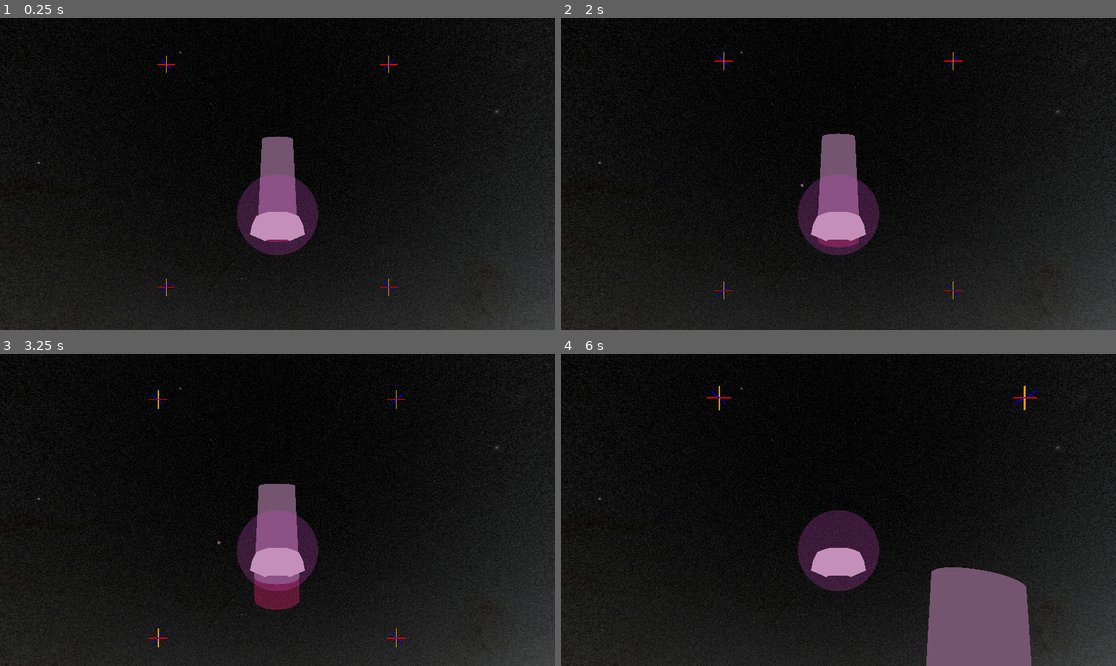
Above: before the commit, frames 1-4 (two rows, left to right).
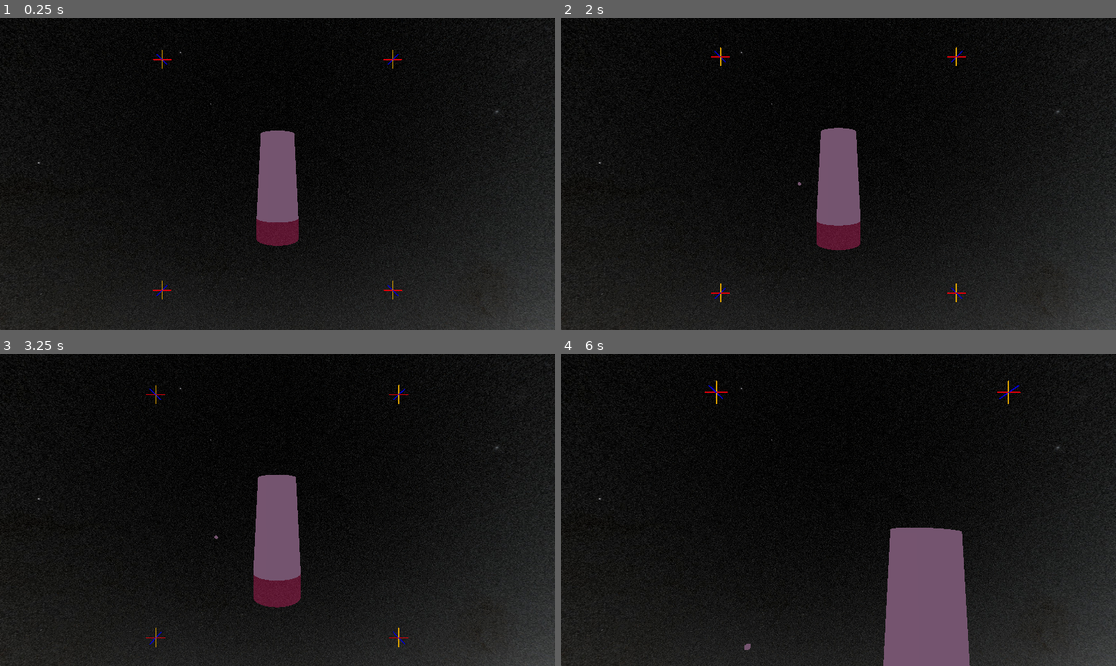
Above: after the commit, the same moments.

Repository: Wake1st/SpaceFlyer
Game: Godot game, scene res://level/space.tscn
Same seed, same stepped clock (60 frames per second), same inputs: the game is played once before the commit and once after it. Before the commit the project starts from res://space.tscn.
Inputs:
- Up to frame 1 (0.25 s): no input
- Up to frame 2 (2 s): tap Enter at 0.5 s; hold W (forward) 0.53-1.28 s; tap E (action) at 0.6, 1.55 s; tap Space (grab) at 0.8, 1.35 s; hold S (backward) from 1.28 s (still down)
- Up to frame 3 (3.25 s): release S (backward) at 2.03 s; hold Keypad 8 (a-pitch) 2.03-2.78 s; hold W (forward) from 2.03 s (still down); tap Space (grab) at 2.3 s; tap Keypad 6 (a-roll) at 2.85 s; tap E (action) at 3.05 s
- Up to frame 4 (6 s): release W (forward) at 3.53 s; hold D (a_yaw) 3.53-4.28 s; hold Keypad 4 (left) 3.53-5.03 s; tap Space (grab) at 3.8, 5.3, 5.85 s; tap E (action) at 4.35 s; hold S (backward) 5.03-5.78 s; tap Shift (control_mode_swap) at 5.1 s; hold W (forward) from 5.78 s (still down)

The runs differ from the first frame. In frame 1, 2.6% of the frame differs, in the area x 27-73%, y 10-91%; in frame 2, 2.6%; in frame 3, 2.5%; in frame 4, 11%, in the area x 25-86%, y 8-100%.

Commit message:
reorg

Diff:
--- a/debris_spawner.gd
+++ b/debris/debris_spawner.gd
@@ -10,7 +10,7 @@
 
 
 func _ready():
-	deb = preload("res://debris.tscn")
+	deb = preload("res://debris/debris.tscn")
 
 	SetupLevel()
 
--- /dev/null
+++ b/debris/debris_spawner.tscn
@@ -0,0 +1,6 @@
+[gd_scene load_steps=2 format=3]
+
+[ext_resource type="Script" path="res://debris/debris_spawner.gd" id="1_o5x7c"]
+
+[node name="DebrisSpawner" type="Node3D"]
+script = ExtResource("1_o5x7c")
--- a/debris_spawner.tscn
+++ /dev/null
@@ -1,6 +0,0 @@
-[gd_scene load_steps=2 format=3 uid="uid://cjgse5edkxr78"]
-
-[ext_resource type="Script" path="res://debris_spawner.gd" id="1_o5x7c"]
-
-[node name="DebrisSpawner" type="Node3D"]
-script = ExtResource("1_o5x7c")
--- a/space.tscn
+++ b/level/space.tscn
@@ -1,11 +1,11 @@
-[gd_scene load_steps=10 format=3 uid="uid://mufxrmqvsj0o"]
+[gd_scene load_steps=10 format=3 uid="uid://bh01hs6801nnm"]
 
-[ext_resource type="PackedScene" uid="uid://d3mw85y3sbgrt" path="res://vehicle.tscn" id="1_a5bqa"]
-[ext_resource type="Texture2D" uid="uid://dcci1dwegwpld" path="res://milkyway_2020_4k.jpg" id="1_b7gdk"]
+[ext_resource type="PackedScene" uid="uid://bkldao0ffqktn" path="res://vehicle/vehicle.tscn" id="1_a5bqa"]
+[ext_resource type="Texture2D" uid="uid://dcci1dwegwpld" path="res://level/milkyway_2020_4k.jpg" id="1_b7gdk"]
 [ext_resource type="PackedScene" uid="uid://3o8km61mbd66" path="res://pillar.tscn" id="2_3vxuu"]
-[ext_resource type="PackedScene" uid="uid://dd8cvsijhpm5n" path="res://ship.tscn" id="4_vr5mi"]
-[ext_resource type="Script" path="res://LevelManager.gd" id="5_2gvga"]
-[ext_resource type="PackedScene" uid="uid://cjgse5edkxr78" path="res://debris_spawner.tscn" id="6_48pw5"]
+[ext_resource type="PackedScene" path="res://ship/ship.tscn" id="4_vr5mi"]
+[ext_resource type="Script" path="res://level/LevelManager.gd" id="5_2gvga"]
+[ext_resource type="PackedScene" path="res://debris/debris_spawner.tscn" id="6_48pw5"]
 
 [sub_resource type="PanoramaSkyMaterial" id="PanoramaSkyMaterial_c3qym"]
 panorama = ExtResource("1_b7gdk")
--- a/project.godot
+++ b/project.godot
@@ -11,7 +11,7 @@
 [application]
 
 config/name="SpaceFlyer"
-run/main_scene="res://space.tscn"
+run/main_scene="res://level/space.tscn"
 config/features=PackedStringArray("4.0", "Forward Plus")
 config/icon="res://icon.svg"
 
--- a/ship.tscn
+++ b/ship/ship.tscn
@@ -1,6 +1,6 @@
-[gd_scene load_steps=6 format=3 uid="uid://dd8cvsijhpm5n"]
+[gd_scene load_steps=6 format=3]
 
-[ext_resource type="Script" path="res://ship.gd" id="1_18bpn"]
+[ext_resource type="Script" path="res://ship/ship.gd" id="1_18bpn"]
 
 [sub_resource type="CylinderMesh" id="CylinderMesh_m6y3n"]
 top_radius = 8.0
--- a/vehicle.tscn
+++ /dev/null
@@ -1,57 +0,0 @@
-[gd_scene load_steps=8 format=3 uid="uid://d3mw85y3sbgrt"]
-
-[ext_resource type="Script" path="res://Vehicle.gd" id="1_5vdlc"]
-[ext_resource type="PackedScene" uid="uid://cm2mjvi3lbn8h" path="res://speeder.glb" id="2_o4oah"]
-[ext_resource type="Script" path="res://Controls.gd" id="3_e0mtw"]
-
-[sub_resource type="BoxShape3D" id="BoxShape3D_g6iso"]
-size = Vector3(2, 1, 4)
-
-[sub_resource type="CapsuleShape3D" id="CapsuleShape3D_5mrwd"]
-radius = 2.0
-height = 6.0
-
-[sub_resource type="StandardMaterial3D" id="StandardMaterial3D_i4rv6"]
-transparency = 1
-albedo_color = Color(1, 0.478431, 1, 0.235294)
-
-[sub_resource type="SphereMesh" id="SphereMesh_jao3r"]
-radius = 2.0
-height = 3.0
-is_hemisphere = true
-
-[node name="Vehicle" type="RigidBody3D" node_paths=PackedStringArray("controlsCapture")]
-collision_mask = 2
-gravity_scale = 0.0
-can_sleep = false
-linear_damp_mode = 1
-angular_damp_mode = 1
-script = ExtResource("1_5vdlc")
-controlsCapture = NodePath("Controls")
-
-[node name="CollisionShape3D" type="CollisionShape3D" parent="."]
-shape = SubResource("BoxShape3D_g6iso")
-
-[node name="placeholder" parent="." instance=ExtResource("2_o4oah")]
-
-[node name="Camera3D" type="Camera3D" parent="."]
-transform = Transform3D(1, 0, 0, 0, 1, 0, 0, 0, 1, 0, 2, 8)
-
-[node name="Controls" type="Node" parent="."]
-script = ExtResource("3_e0mtw")
-
-[node name="GrabArea" type="Area3D" parent="."]
-collision_layer = 0
-collision_mask = 2
-
-[node name="GrabCollider" type="CollisionShape3D" parent="GrabArea"]
-transform = Transform3D(1, 0, 0, 0, -4.37114e-08, 1, 0, -1, -4.37114e-08, 0, 0, -2)
-shape = SubResource("CapsuleShape3D_5mrwd")
-
-[node name="MeshInstance3D" type="MeshInstance3D" parent="GrabArea/GrabCollider"]
-material_override = SubResource("StandardMaterial3D_i4rv6")
-mesh = SubResource("SphereMesh_jao3r")
-skeleton = NodePath("../../..")
-
-[connection signal="body_entered" from="GrabArea" to="." method="_on_area_3d_body_entered"]
-[connection signal="body_exited" from="GrabArea" to="." method="_on_area_3d_body_exited"]
--- a/Vehicle.gd
+++ b/vehicle/vehicle.gd
@@ -1,8 +1,8 @@
 extends RigidBody3D
 
 
-@export var translationSpeed:float = 12.0
-@export var rotationSpeed:float = 1.2
+@export var translationSpeed:float = 36.0
+@export var rotationSpeed:float = 3.0
 
 @export var controlsCapture:Node
 
@@ -20,7 +20,7 @@
 var deb
 
 func _ready():
-	deb = preload("res://debris.tscn")
+	deb = preload("res://debris/debris.tscn")
 
 
 func _integrate_forces(_state):
@@ -74,12 +74,14 @@
 
 			var debris = deb.instantiate()
 			get_parent().add_child(debris)
-			var grabOrigin = global_transform.basis * $GrabArea/GrabCollider.transform.origin
+			var grabOrigin = global_transform.basis * $GrabArea/ReleasePoint.transform.origin
 			debris.transform.origin = global_position + grabOrigin
-			var armLength = $GrabArea/GrabCollider.transform.origin.length()
+			var armLength = $GrabArea/ReleasePoint.transform.origin.length()
 			var tangential_velocity = angular_velocity.cross(
 				global_transform.basis * Vector3.FORWARD * armLength
 			)
+			debris.transform.basis = transform.basis
+			debris.angular_velocity = angular_velocity
 			debris.linear_velocity = linear_velocity + tangential_velocity
 		else:
 			if grabbableBody:
@@ -88,7 +90,12 @@
 
 				if (grabbable.get_parent()):
 					grabbable.get_parent().remove_child(grabbable)
-				$GrabArea/GrabCollider.add_child(grabbable)
+				$GrabArea/HoldPoint.add_child(grabbable)
+
+				var grabLinVel = grabbableBody.linear_velocity
+				var grabAngVel = grabbableBody.angular_velocity
+				linear_velocity += grabLinVel/mass
+				angular_velocity += grabAngVel/mass
 
 				grabbableBody.queue_free()
 
--- /dev/null
+++ b/vehicle/vehicle.tscn
@@ -0,0 +1,67 @@
+[gd_scene load_steps=8 format=3 uid="uid://bkldao0ffqktn"]
+
+[ext_resource type="Script" path="res://vehicle/vehicle.gd" id="1_2rruh"]
+[ext_resource type="PackedScene" uid="uid://ls3ccth5saox" path="res://vehicle/space_coffin.glb" id="2_gmysa"]
+[ext_resource type="Script" path="res://vehicle/Controls.gd" id="3_e0mtw"]
+
+[sub_resource type="BoxShape3D" id="BoxShape3D_g6iso"]
+size = Vector3(2, 4, 1.2)
+
+[sub_resource type="CylinderShape3D" id="CylinderShape3D_ehlfe"]
+height = 2.8
+radius = 1.4
+
+[sub_resource type="StandardMaterial3D" id="StandardMaterial3D_i4rv6"]
+transparency = 1
+albedo_color = Color(1, 0.478431, 1, 0.0392157)
+
+[sub_resource type="CylinderMesh" id="CylinderMesh_nkyqo"]
+top_radius = 1.4
+bottom_radius = 1.4
+height = 2.8
+
+[node name="Vehicle" type="RigidBody3D" node_paths=PackedStringArray("controlsCapture")]
+collision_mask = 2
+mass = 4.0
+gravity_scale = 0.0
+can_sleep = false
+linear_damp_mode = 1
+angular_damp_mode = 1
+script = ExtResource("1_2rruh")
+controlsCapture = NodePath("Controls")
+
+[node name="CollisionShape3D" type="CollisionShape3D" parent="."]
+shape = SubResource("BoxShape3D_g6iso")
+
+[node name="space_coffin" parent="." instance=ExtResource("2_gmysa")]
+transform = Transform3D(-4.37114e-08, 0, 1, 0, 1, 0, -1, 0, -4.37114e-08, 0, 0, 0)
+
+[node name="Camera3D" type="Camera3D" parent="."]
+transform = Transform3D(1, 0, 0, 0, 1, 0, 0, 0, 1, 0, 0.9, 0)
+
+[node name="Controls" type="Node" parent="."]
+script = ExtResource("3_e0mtw")
+
+[node name="GrabArea" type="Area3D" parent="."]
+transform = Transform3D(1, 0, 0, 0, 1, 0, 0, 0, 1, 0, 0, -1)
+collision_layer = 0
+collision_mask = 2
+
+[node name="GrabCollider" type="CollisionShape3D" parent="GrabArea"]
+transform = Transform3D(1, 0, 0, 0, -4.37114e-08, 1, 0, -1, -4.37114e-08, 0, 0.7, -2)
+shape = SubResource("CylinderShape3D_ehlfe")
+
+[node name="MeshInstance3D" type="MeshInstance3D" parent="GrabArea/GrabCollider"]
+visible = false
+material_override = SubResource("StandardMaterial3D_i4rv6")
+mesh = SubResource("CylinderMesh_nkyqo")
+skeleton = NodePath("../../..")
+
+[node name="HoldPoint" type="Node3D" parent="GrabArea"]
+transform = Transform3D(1, 0, 0, 0, 1, 0, 0, 0, 1, 0, -0.2, -1)
+
+[node name="ReleasePoint" type="Node3D" parent="GrabArea"]
+transform = Transform3D(1, 0, 0, 0, 1, 0, 0, 0, 1, 0, -0.2, -2)
+
+[connection signal="body_entered" from="GrabArea" to="." method="_on_area_3d_body_entered"]
+[connection signal="body_exited" from="GrabArea" to="." method="_on_area_3d_body_exited"]
Renamed: debris.tscn -> debris/debris.tscn
Renamed: LevelManager.gd -> level/LevelManager.gd
Renamed: milkyway_2020_4k.jpg -> level/milkyway_2020_4k.jpg
Not shown, changed: level/milkyway_2020_4k.jpg.import
Renamed: ship.gd -> ship/ship.gd
Renamed: Controls.gd -> vehicle/Controls.gd
